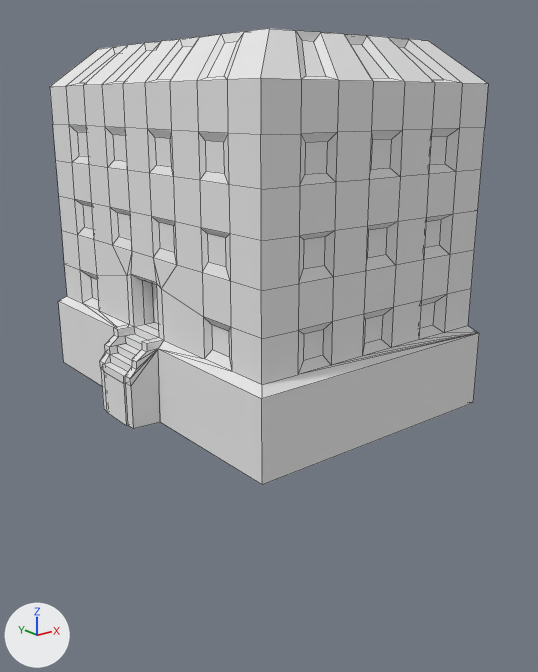
One commit to the Blender file Assets/apartment_generic.blend: the scene before it, then after it.
Camera for both pictures: a 50 mm camera at (-40.1, -53.3, 11.1) aimed at (0.6, -2.5, -9.2). Every picture has the same lights, and +X, +Y and +Z are marked at lower left. Mesh edges are drawn as thin lines.

Before the edit, the objects in view are built like this:
```python
me_cube = bpy.data.meshes.new('Cube')
me_cube.from_pydata(...)  # 570 vertices, 602 faces; spans x -88.0..80.0, y -105.0..105.0, z -91.0..100.0
me_cube.materials.append(mat_material)  # its picture is missing
ob_cube = bpy.data.objects.new('Cube', me_cube)
ob_cube.location = (0.0, 0.0, 0.0)
ob_cube.scale = (0.157, 0.157, 0.157)
```
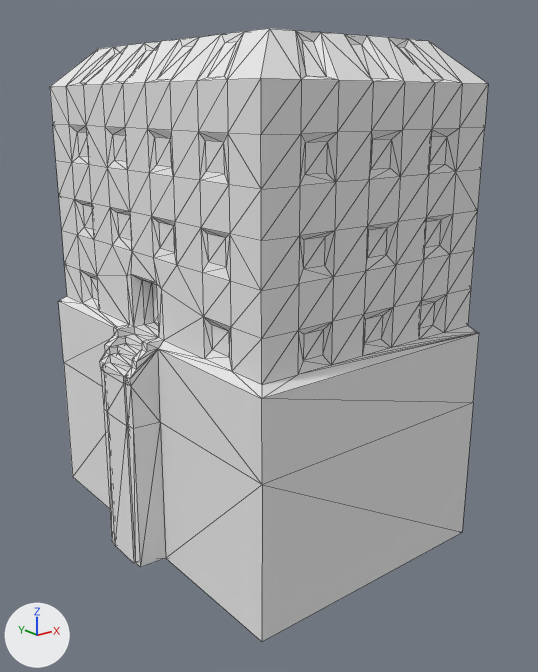
Location of each change, (x1, y1, x2, y2) in pixels of the pictures (538 x 672 px):
'Cube', reshaped (34% taller): before (50, 28, 488, 485); after (50, 28, 488, 642)
part 1 of me_cube, added: after (64, 363, 473, 642)

What changed in the scene script:
```text
Change me_cube:
    used by ob_cube; location = (0.0, 0.0, 0.0); scale = (0.157, 0.157, 0.157)
    remove me_cube.from_pydata(...)  # 570 vertices, 602 faces; spans x -88.0..80.0, y -105.0..105.0, z -91.0..100.0
    add me_cube.from_pydata(...)  # 584 vertices, 1164 faces; spans x -89.0..80.0, y -106.0..105.0, z -174.0..100.0
    me_cube part 1: 14 vertices added at x -89.0..79.0, y -106.0..104.0, z -174.0
```
